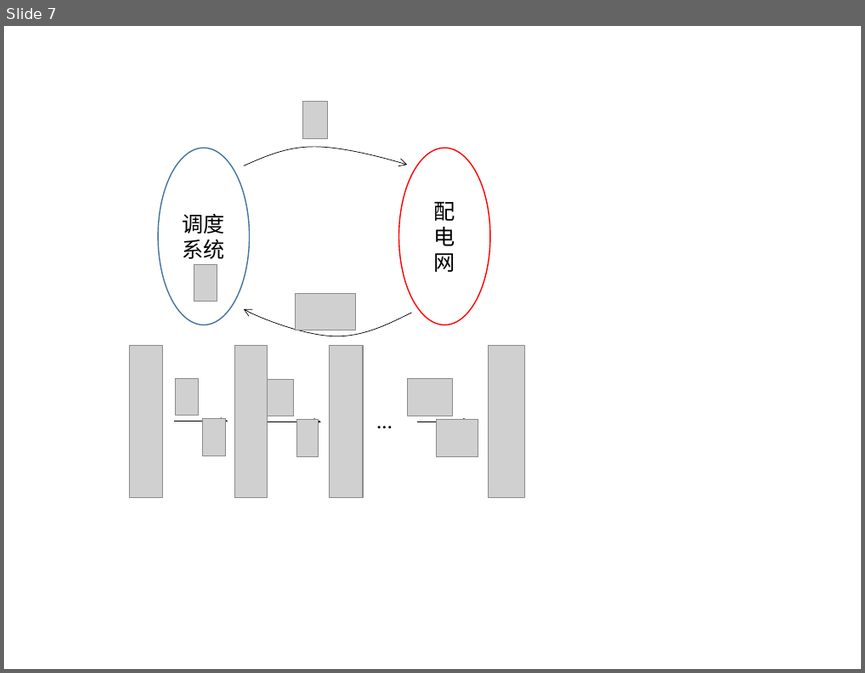
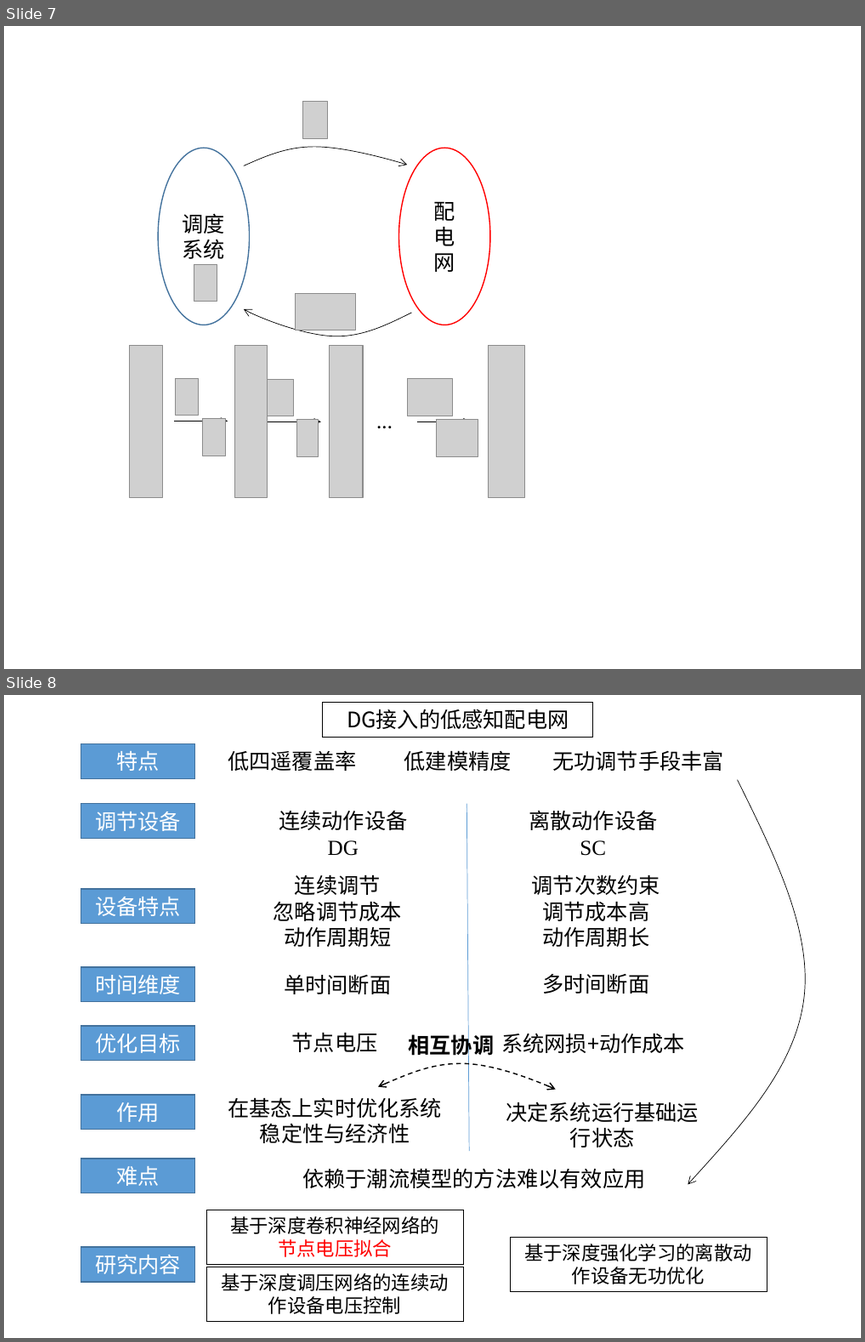
Before and after one commit to zyj0704033/graduate, a slide deck: figures/演示文稿1.pptx. Shown one above the other, each under a label of ours: slide 7 before the commit, slides 7 and 8 after it. The pictures are 865x673 and 865x1342 pixels, drawn with LibreOffice and Linux fonts; fonts in the diff are those of the drawing; grey boxes stand for pictures. Boxes give left, top, right and bottom in pixels: in the first picture for what was removed or moved away, otherwise in the second. Text is boxed around its words. In the diff, an @@ line names an element or a change of style, - is before the commit and + after.

```diff
--- a/figures/演示文稿1.pptx
+++ b/figures/演示文稿1.pptx
@@ slide 8 added at [4,695,861,1338], background #FFFFFF @@
@@ group added at [81,703,823,1321]: 15 texts, 12 rectangles, 2 freeform shapes, 1 line @@
+DG接入的低感知配电网
+特点
+低四遥覆盖率
+低建模精度
+无功调节手段丰富
+调节设备
+连续动作设备
+DG
+离散动作设备
+SC
+设备特点
+连续调节
+忽略调节成本
+动作周期短
+调节次数约束
+调节成本高
+动作周期长
+优化目标
+节点电压
+系统网损+动作成本
+时间维度
+单时间断面
+多时间断面
+作用
+决定系统运行基础运行状态
+在基态上实时优化系统稳定性与经济性
+难点
+依赖于潮流模型的方法难以有效应用
+研究内容
+基于深度卷积神经网络的
+节点电压拟合
+相互协调
+基于深度调压网络的连续动作设备电压控制
+基于深度强化学习的离散动作设备无功优化
```
Also in this commit, not shown: 1 other slide added, 4 other files.
